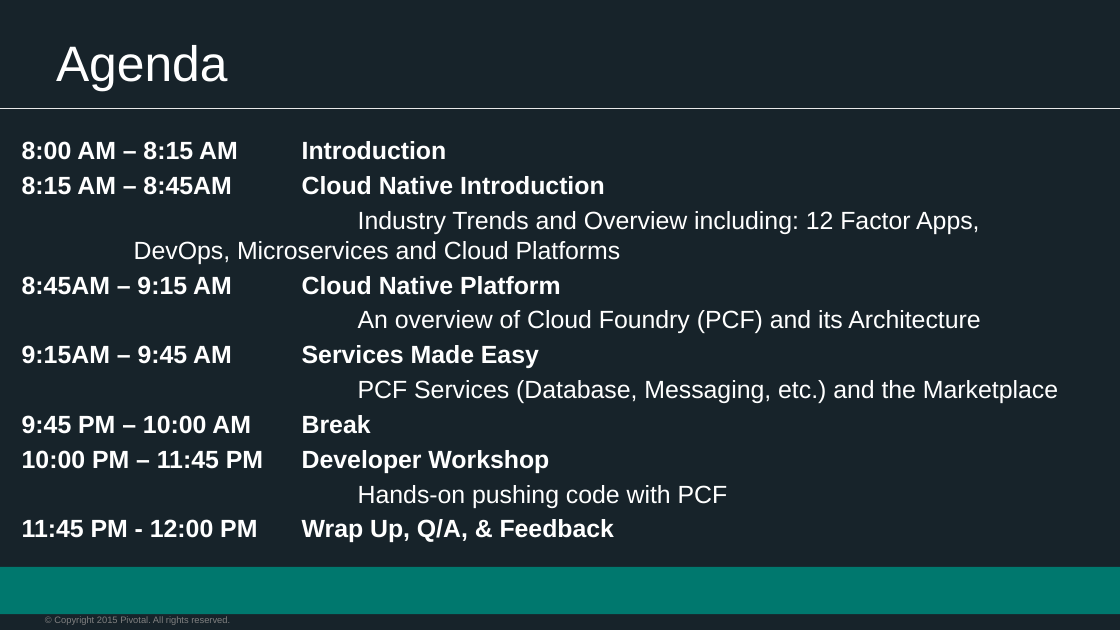
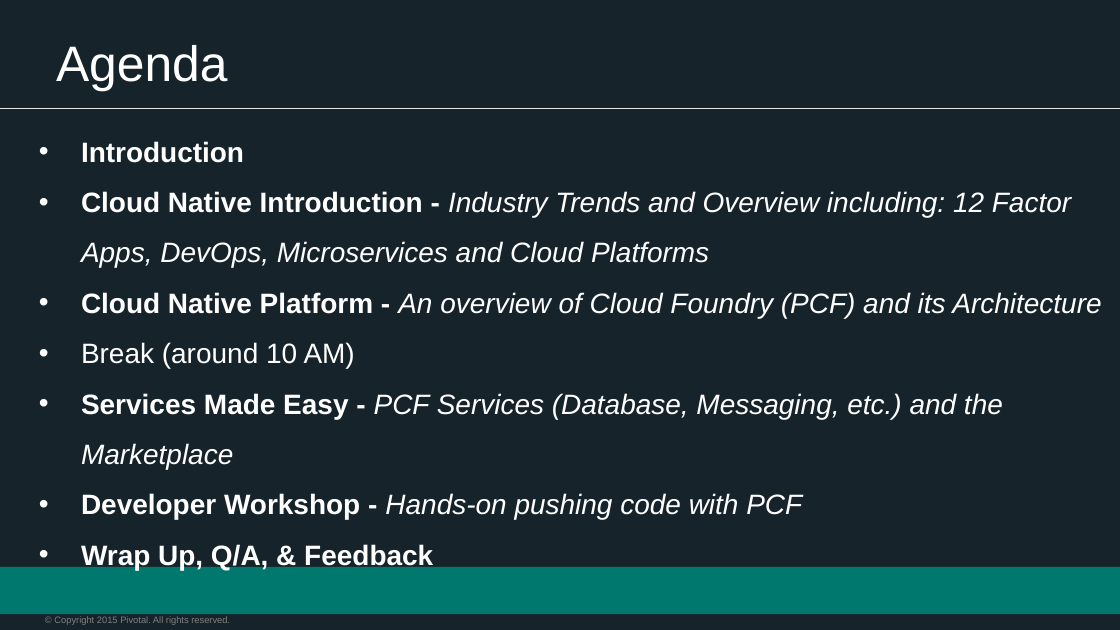
Before and after one commit to scuba10steve/PCF-Dev-Workshop-Shelter, a slide deck: slide 5 of presentations/1-Workshop-Kickoff.pptx. Drawn at 1120x630 pixels with LibreOffice and Linux fonts; fonts in the diff are those of the drawing; background and template pictures are left out. Boxes give left, top, right and bottom in pixels: in the first picture for what was removed or moved away, otherwise in the second. Text is boxed around its words. In the diff, an @@ line names an element or a change of style, - is before the commit and + after.

Commit message:
update agenda and remove times

```diff
--- a/presentations/1-Workshop-Kickoff.pptx
+++ b/presentations/1-Workshop-Kickoff.pptx
@@ text at (x1=81, y1=141, x2=1101, y2=570): text changed; size 16 to 18 pt; italic on @@
-8:00 AM – 8:15 AM Introduction
-8:15 AM – 8:45AM Cloud Native Introduction
-Industry Trends and Overview including: 12 Factor Apps, DevOps, Microservices and Cloud Platforms
-8:45AM – 9:15 AM Cloud Native Platform
-An overview of Cloud Foundry (PCF) and its Architecture
-9:15AM – 9:45 AM Services Made Easy
-PCF Services (Database, Messaging, etc.) and the Marketplace
-9:45 PM – 10:00 AM Break
-10:00 PM – 11:45 PM Developer Workshop
-Hands-on pushing code with PCF
-11:45 PM - 12:00 PM Wrap Up, Q/A, & Feedback
+• Introduction
+• Cloud Native Introduction - Industry Trends and Overview including: 12 Factor Apps, DevOps, Microservices and Cloud Platforms
+• Cloud Native Platform - An overview of Cloud Foundry (PCF) and its Architecture
+• Break (around 10 AM)
+• Services Made Easy - PCF Services (Database, Messaging, etc.) and the Marketplace
+• Developer Workshop - Hands-on pushing code with PCF
+• Wrap Up, Q/A, & Feedback
```
